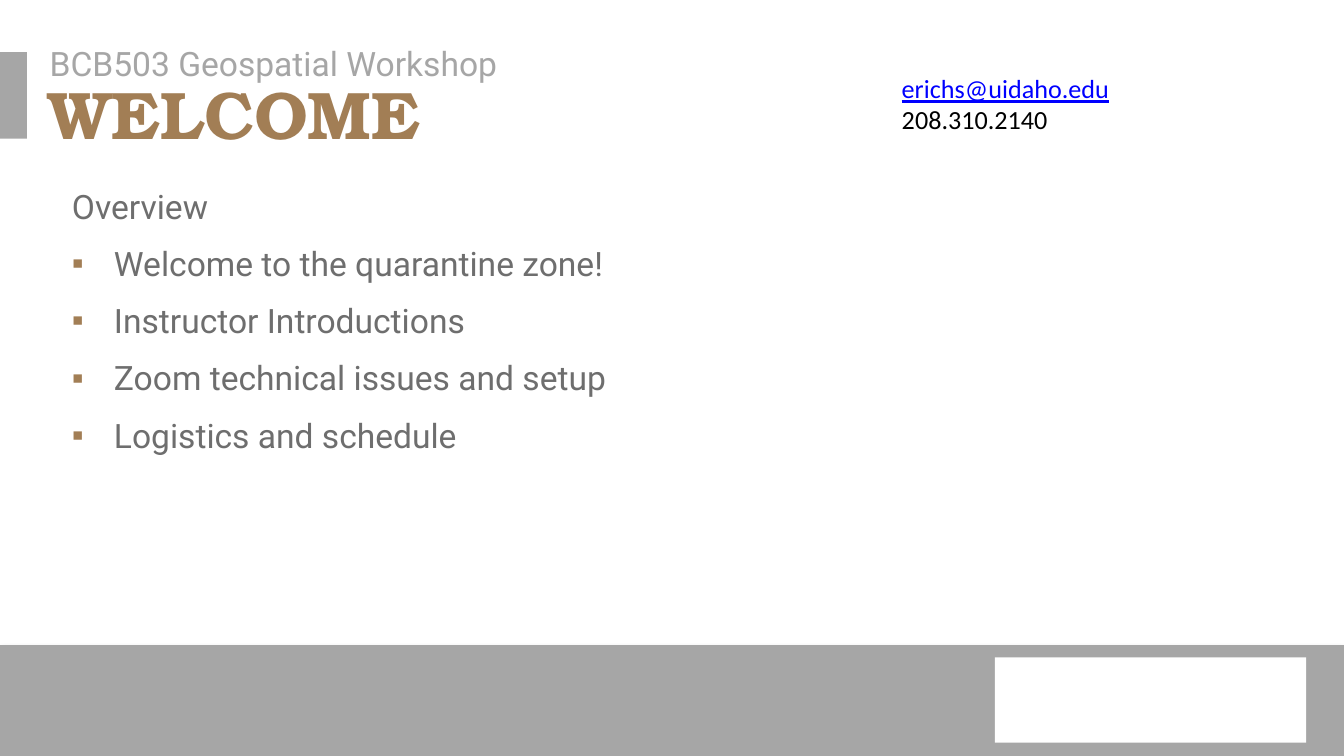
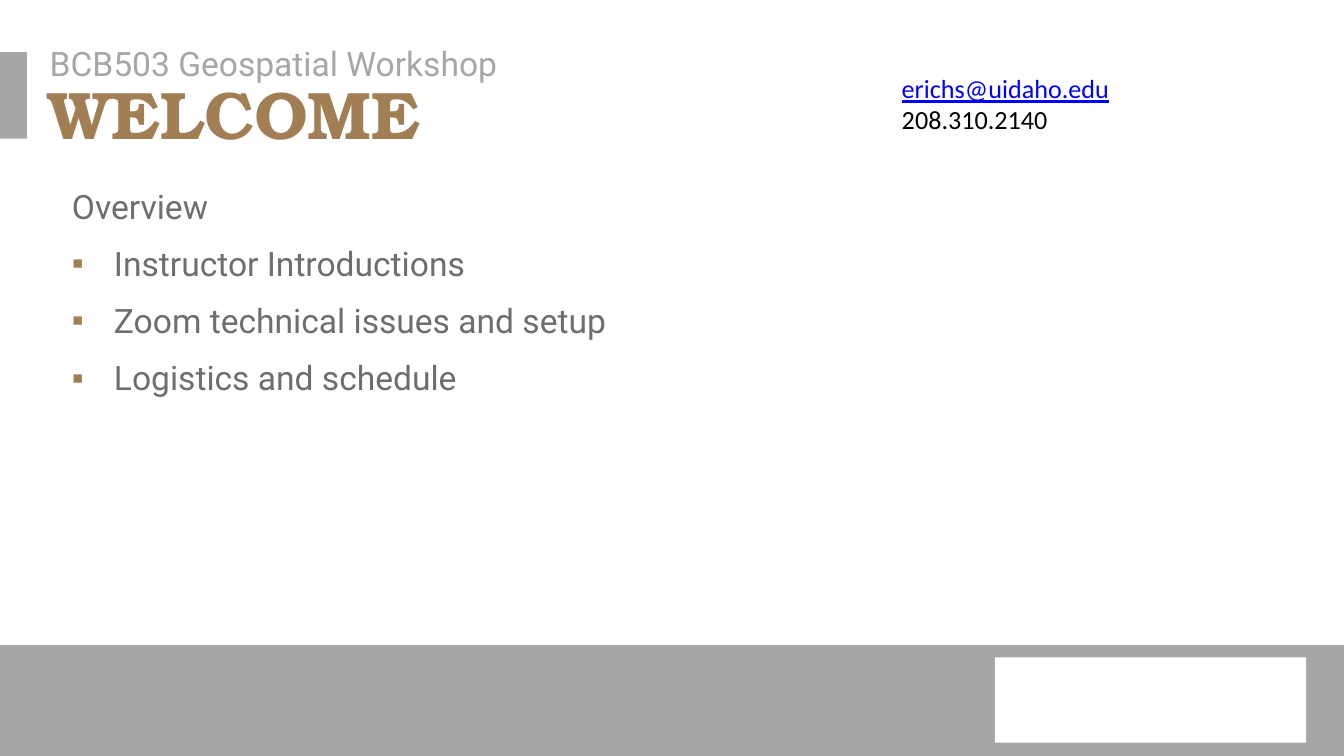
Before and after one commit to erichseamon/BCB503_advanced_geospatial_workshop, a slide deck: slide 2 of doc/BCB_Intro_Raster_2022.pptx. Drawn at 1344x756 pixels with LibreOffice and Linux fonts; fonts in the diff are those of the drawing; background and template pictures are left out. Boxes give left, top, right and bottom in pixels: in the first picture for what was removed or moved away, otherwise in the second. Text is boxed around its words. In the diff, an @@ line names an element or a change of style, - is before the commit and + after.

Commit message:
update day 1 presentation and correct reproject text

```diff
--- a/doc/BCB_Intro_Raster_2022.pptx
+++ b/doc/BCB_Intro_Raster_2022.pptx
@@ text at (114, 251, 603, 283): paragraph removed @@
-  ▪ Welcome to the quarantine zone!
```
Also in this commit, not shown: 14 other slides changed, 2 other files.
